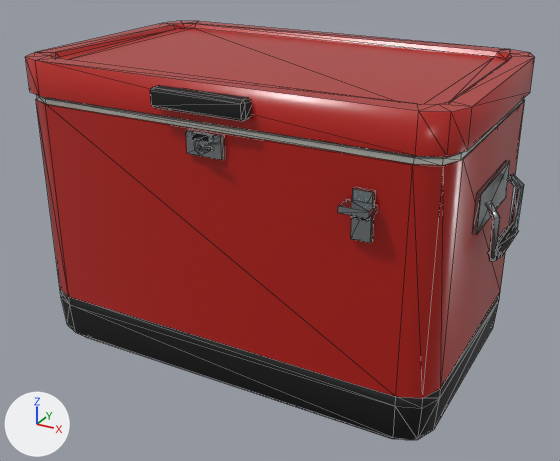
An edit to the Blender file beverage-cooler/Art/BeverageCooler.blend, drawn before and after from the same camera.
Camera for both pictures: a 50 mm lens placed at (0.552, -1.005, 0.684), pointed at (0.011, -0.023, 0.193). Arrows for +X, +Y and +Z are at lower left; the lights stay in place. The first picture is the older version. Mesh edges are drawn as thin lines.

The older version as bpy lines, for what is in view:
```python
me_unscience_cooler_bodyshell_authoring = bpy.data.meshes.new('Unscience_Cooler_BodyShell_authoring')
me_unscience_cooler_bodyshell_authoring.from_pydata(...)  # 24 vertices, 24 faces; spans x -0.325..0.325, y -0.2..0.2, z 0.083..0.4
me_unscience_cooler_bodyshell_authoring.polygons.foreach_set('use_smooth', [True] * 24)
me_unscience_cooler_bodyshell_authoring.materials.append(mat_cooler_red)
me_unscience_cooler_bodytrim_authoring = bpy.data.meshes.new('Unscience_Cooler_BodyTrim_authoring')
me_unscience_cooler_bodytrim_authoring.from_pydata(...)  # 272 vertices, 438 faces; spans x -0.361..0.361, y -0.234..0.206, z 0.0..0.407
me_unscience_cooler_bodytrim_authoring.materials.append(mat_cooler_common)
me_unscience_cooler_lidshell_authoring = bpy.data.meshes.new('Unscience_Cooler_LidShell_authoring')
me_unscience_cooler_lidshell_authoring.from_pydata(...)  # 48 vertices, 82 faces; spans x -0.33..0.33, y -0.395..0.015, z 0.003..0.054
me_unscience_cooler_lidshell_authoring.materials.append(mat_cooler_red)
ob_unscience_cooler_bodyshell = bpy.data.objects.new('Unscience_Cooler_BodyShell', me_unscience_cooler_bodyshell_authoring)
ob_unscience_cooler_bodyshell.location = (0.0, 0.0, 0.0)
ob_unscience_cooler_bodytrim = bpy.data.objects.new('Unscience_Cooler_BodyTrim', me_unscience_cooler_bodytrim_authoring)
ob_unscience_cooler_bodytrim.location = (0.0, 0.0, 0.0)
ob_unscience_cooler_lidshell = bpy.data.objects.new('Unscience_Cooler_LidShell', me_unscience_cooler_lidshell_authoring)
ob_unscience_cooler_lidshell.parent = ob_cooler_hinge_authoring
ob_unscience_cooler_lidshell.location = (0.0, 0.0, 0.0)
# also in view: 'Unscience_Cooler_LidTrim' at (0.0, -0.005, 0.427)
```
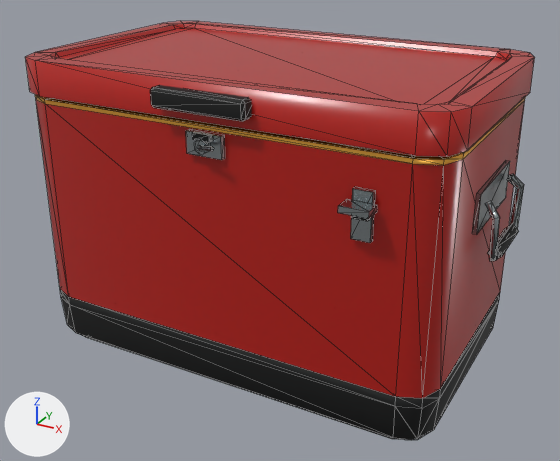
Diff of the bpy script that builds the scene:
```diff
--- a/beverage-cooler/Art/BeverageCooler.blend.py
+++ b/beverage-cooler/Art/BeverageCooler.blend.py
@@ mat_unscience_wingwalker_beachchair_goldpreview @@
+mat_unscience_wingwalker_beachchair_goldpreview = bpy.data.materials.new('Unscience_WingWalker_BeachChair_GoldPreview')
+# nodes: BsdfPrincipled, Bump, OutputMaterial, TexNoise
+# colours: orange #f9b850
@@ me_unscience_cooler_bodytrim_authoring @@
 # used by ob_unscience_cooler_bodytrim; location = (0.0, 0.0, 0.0)
-me_unscience_cooler_bodytrim_authoring.from_pydata(...)  # 272 vertices, 438 faces; spans x -0.361..0.361, y -0.234..0.206, z 0.0..0.407
+me_unscience_cooler_bodytrim_authoring.from_pydata(...)  # 224 vertices, 356 faces; spans x -0.361..0.361, y -0.234..0.206, z 0.0..0.407
+# me_unscience_cooler_bodytrim_authoring part 1: the loose piece of 48 vertices spanning x -0.322..0.322, y -0.198..0.198, z 0.112..0.407 is deleted
 me_unscience_cooler_bodytrim_authoring.materials.append(mat_cooler_common)
@@ me_unscience_cooler_bodyfoil_authoring @@
+me_unscience_cooler_bodyfoil_authoring.from_pydata(...)  # 48 vertices, 82 faces; spans x -0.325..0.325, y -0.2..0.2, z 0.112..0.407
+me_unscience_cooler_bodyfoil_authoring.materials.append(mat_unscience_wingwalker_beachchair_goldpreview)
@@ ob_unscience_cooler_bodyfoil @@
+ob_unscience_cooler_bodyfoil = bpy.data.objects.new('Unscience_Cooler_BodyFoil', me_unscience_cooler_bodyfoil_authoring)
+ob_unscience_cooler_bodyfoil.location = (0.0, 0.0, 0.0)
```

Changed parts and their boxes [x1, y1, x2, y2] in the pictures (560 x 461 px):
'Unscience_Cooler_BodyTrim', reshaped: before [37, 95, 524, 440]; after [60, 129, 524, 440]
'Unscience_Cooler_BodyFoil', added: after [35, 94, 525, 165]
part 1 of me_unscience_cooler_bodytrim_authoring, deleted: before [37, 95, 524, 165]
